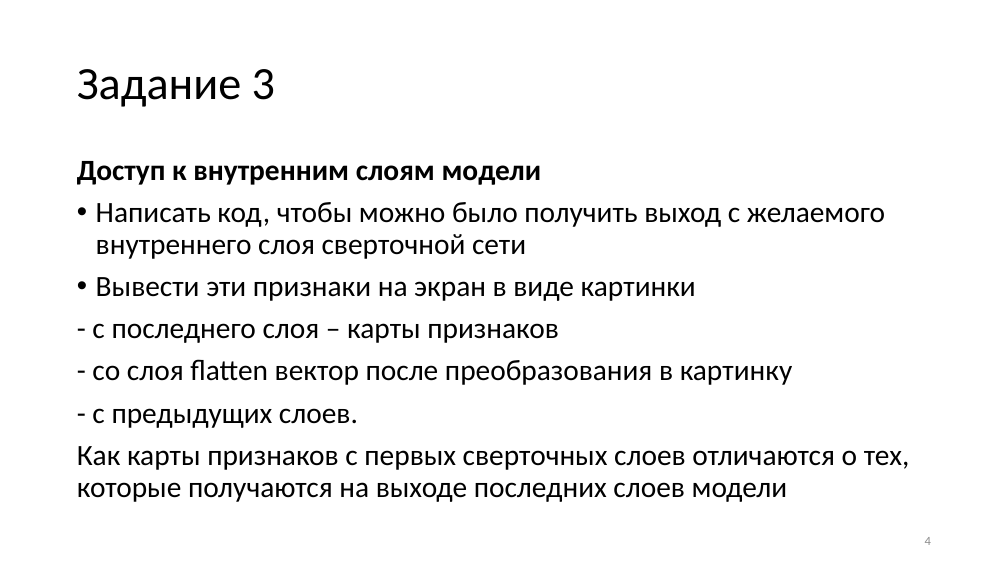
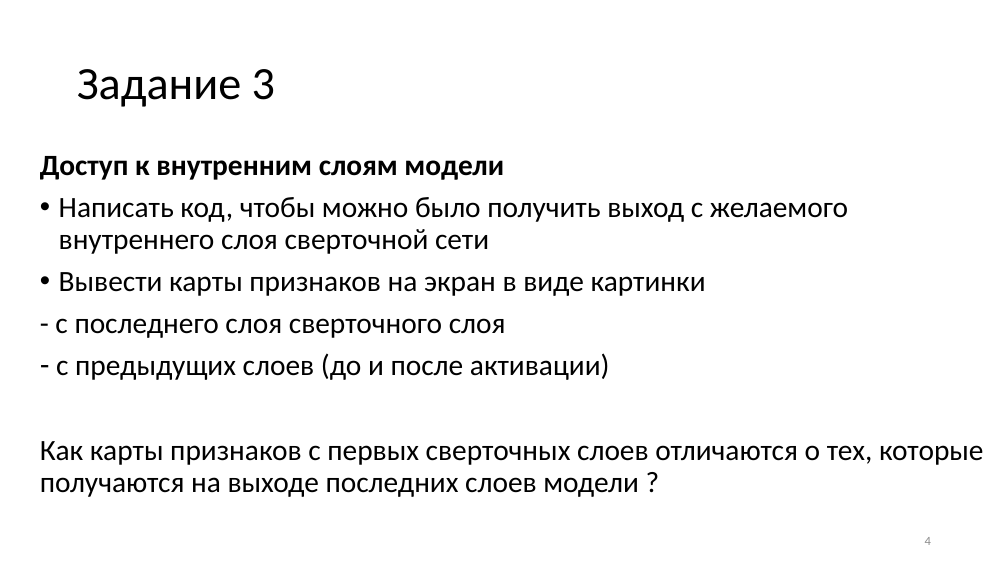
Before and after one commit to itc202/praktik, a slide deck: slide 4 of Нейросети_2024_практические_less2.pptx. Drawn at 1008x567 pixels with LibreOffice and Linux fonts; fonts in the diff are those of the drawing. Boxes give left, top, right and bottom in pixels: in the first picture for what was removed or moved away, otherwise in the second. Text is boxed around its words. In the diff, an @@ line names an element or a change of style, - is before the commit and + after.

```diff
--- a/Нейросети_2024_практические_less2.pptx
+++ b/Нейросети_2024_практические_less2.pptx
@@ text "Доступ к внутренним слоям модели": place and size @@
-text "Доступ к внутренним слоям модели" at bbox=[77, 161, 910, 502]
+text "Доступ к внутренним слоям модели" at bbox=[40, 156, 984, 497]
@@ text at bbox=[40, 272, 984, 497]: text changed @@
-• Вывести эти признаки на экран в виде картинки
-- с последнего слоя – карты признаков
-- со слоя flatten вектор после преобразования в картинку
-- с предыдущих слоев.
-Как карты признаков с первых сверточных слоев отличаются о тех, которые получаются на выходе последних слоев модели
+• Вывести карты признаков на экран в виде картинки
+- с последнего слоя сверточного слоя
+– с предыдущих слоев (до и после активации)
+Как карты признаков с первых сверточных слоев отличаются о тех, которые получаются на выходе последних слоев модели ?
```
Also in this commit, not shown: 4 other slides changed, 1 slide added, 4 slides removed.
